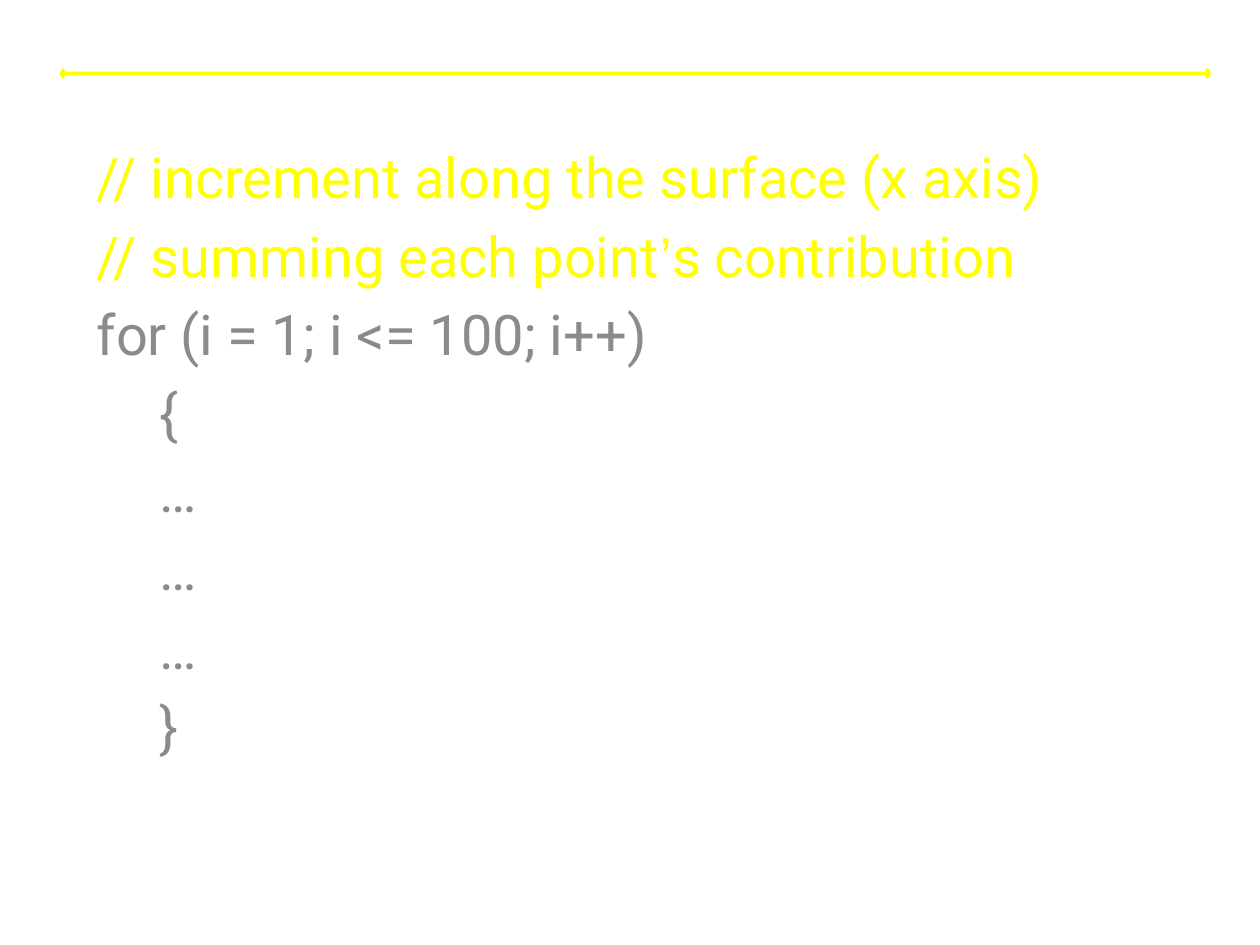
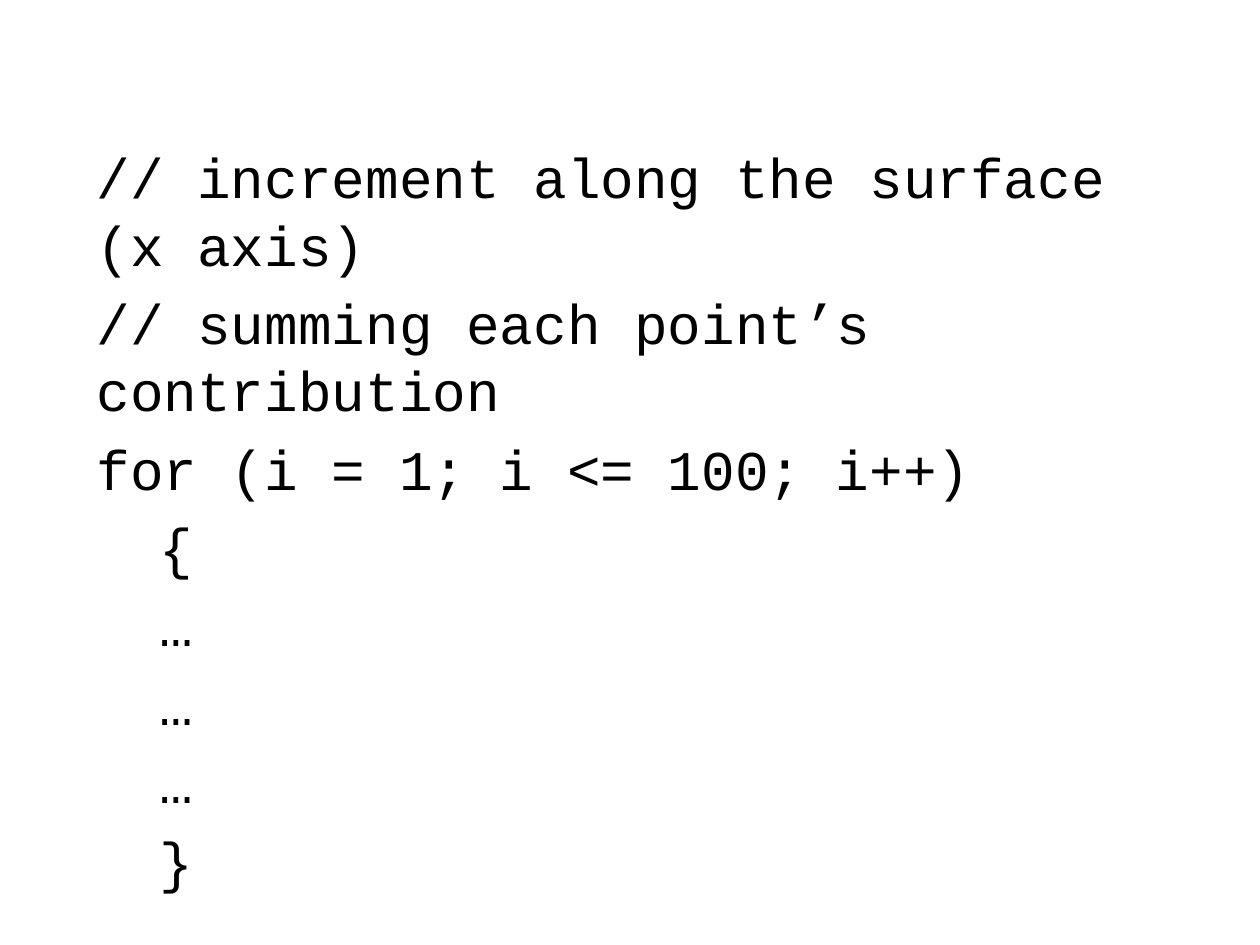
Before and after one commit to lkloh/USArray, a slide deck: slide 8 of BasicsOfCoding/BasicsOfCoding.pptx. Drawn at 1260x945 pixels with LibreOffice and Linux fonts; fonts in the diff are those of the drawing. Boxes give left, top, right and bottom in pixels: in the first picture for what was removed or moved away, otherwise in the second. Text is boxed around its words. In the diff, an @@ line names an element or a change of style, - is before the commit and + after.

```diff
--- a/BasicsOfCoding/BasicsOfCoding.pptx
+++ b/BasicsOfCoding/BasicsOfCoding.pptx
@@ double arrow removed from (63, 73) to (1207, 73) @@
@@ subtitle "// increment along the surface ..." at (97, 158, 1104, 502): font Roboto to Courier New; text colour #FFFF00 to #000000 in "// increment along the surface (x axis)", "// summing each point’s contribution"; font Arial to Courier New in "point’s"; text colour #8C8C8C to #000000 in "for (i = 1; i <= 100; ...", "{", "…", "…" and 2 more places @@
```
Also in this commit, not shown: 6 other slides changed, 4 slides added, 1 slide removed.
